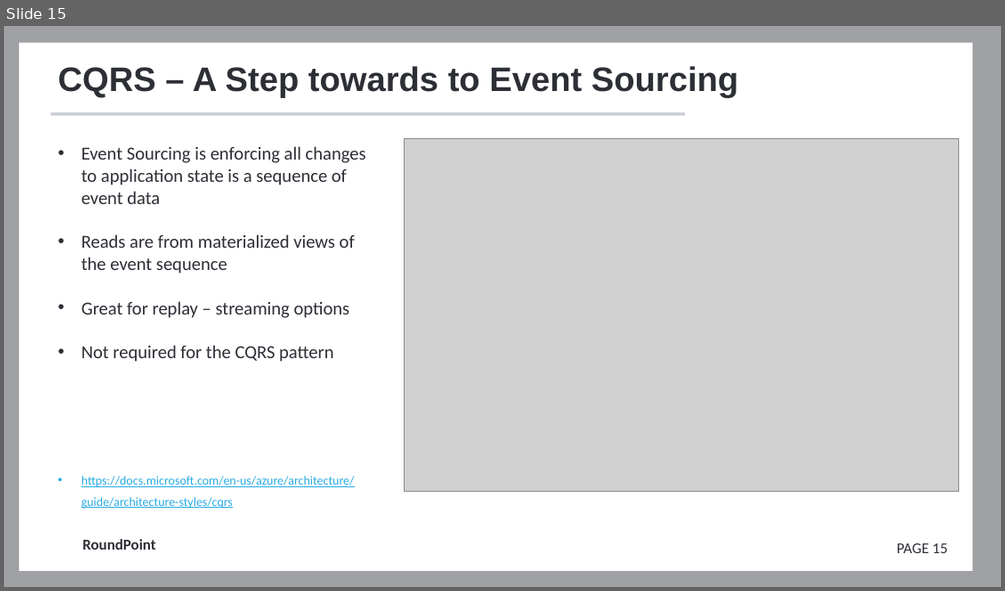
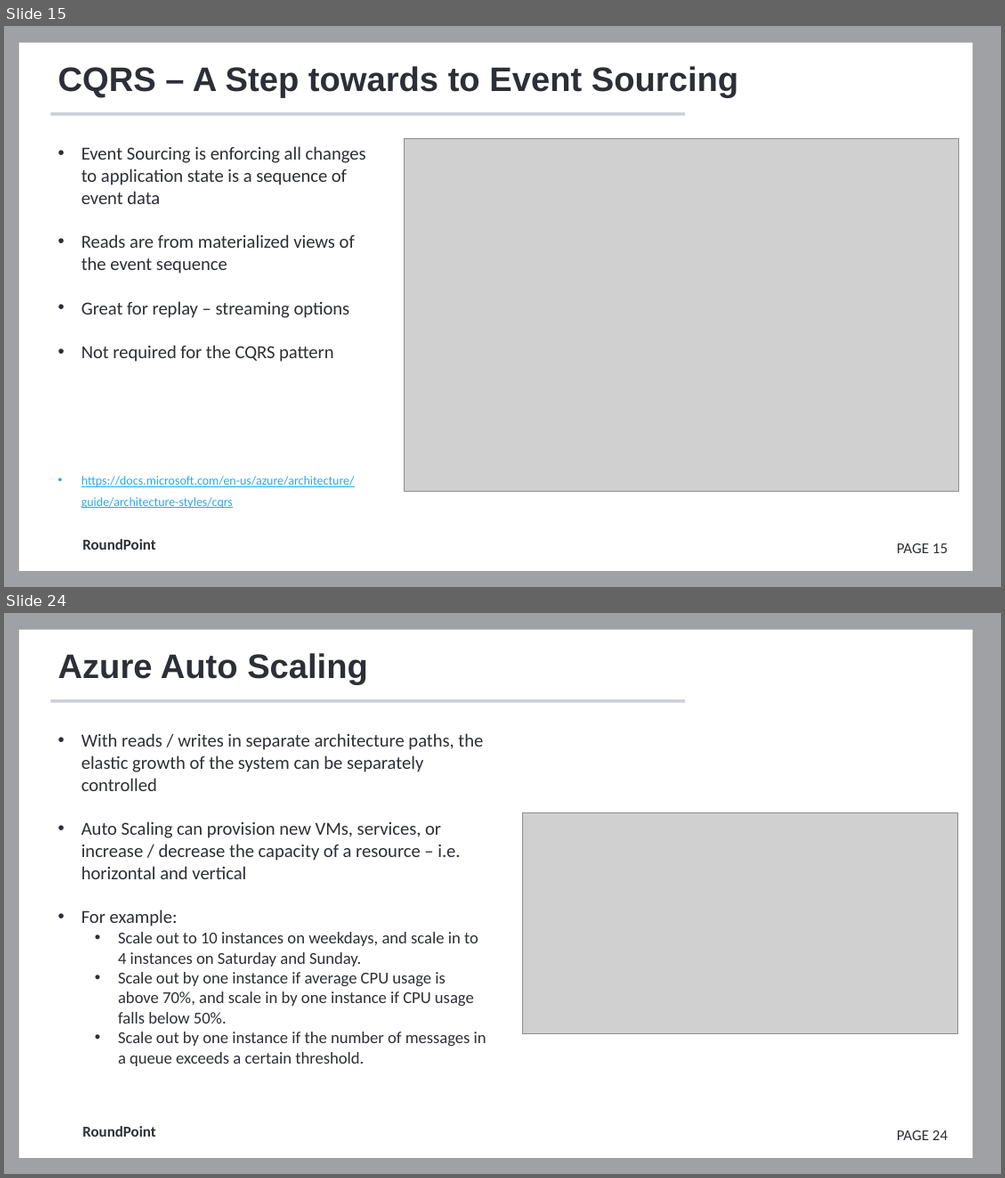
Before and after one commit to FrameworkFactory/cqrs-presentation, a slide deck: docs/Presentation.pptx. Shown one above the other, each under a label of ours: slide 15 before the commit, slides 15 and 24 after it; the slides between them are not shown. The pictures are 1005x591 and 1005x1178 pixels, drawn with LibreOffice and Linux fonts; fonts in the diff are those of the drawing; grey boxes stand for pictures; background and template pictures are left out. Boxes give left, top, right and bottom in pixels: in the first picture for what was removed or moved away, otherwise in the second. Text is boxed around its words. In the diff, an @@ line names an element or a change of style, - is before the commit and + after.

```diff
--- a/docs/Presentation.pptx
+++ b/docs/Presentation.pptx
@@ slide 24 added at (4, 613, 1001, 1174), background #FFFFFF; not listed: 5 template elements that a slide beside it also shows @@
@@ title added at (58, 653, 368, 685), 32.7 pt, text #2D2F36, bold @@
+Azure Auto Scaling
@@ text added at (81, 733, 486, 1066), 16 pt, text #2D2F36 @@
+• With reads / writes in separate architecture paths, the elastic growth of the system can be separately controlled
+• Auto Scaling can provision new VMs, services, or increase / decrease the capacity of a resource – i.e. horizontal and vertical
+• For example:
+  • Scale out to 10 instances on weekdays, and scale in to 4 instances on Saturday and Sunday.
+  • Scale out by one instance if average CPU usage is above 70%, and scale in by one instance if CPU usage falls below 50%.
+  • Scale out by one instance if the number of messages in a queue exceeds a certain threshold.
@@ picture added at (522, 812, 957, 1034) @@
```
Also in this commit, not shown: 7 slides changed, 11 other slides added, 10 slides removed.
